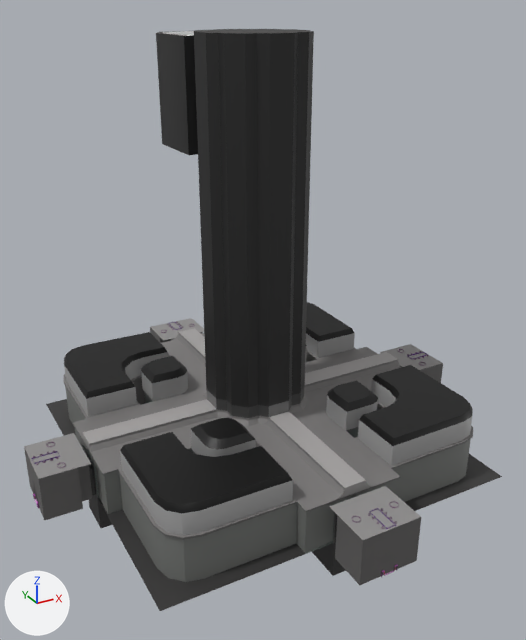
The FBX model Assets/_Project/Models/Arena.fbx as it was, and as the next commit left it.
One viewpoint serves both versions: a 50 mm camera at (-39.7, -74.4, 54.3) aimed at (0.0, -2.1, 18.2). Every picture has the same lights, and +X, +Y and +Z are marked at lower left. Where no turn or scale is listed for an object, it has been applied to the vertices.

The first picture shows 'body', 'body.001', 'top'.
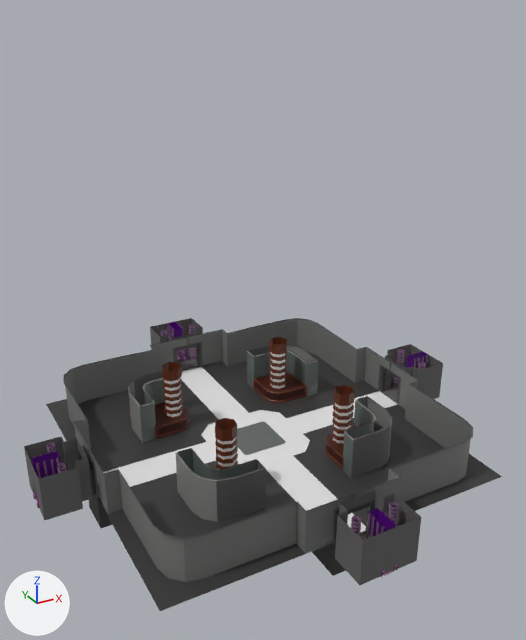
What the commit changed:
Object 'top' (ob_top) is deleted.

What differs and where, as boxes [x1, y1, x2, y2] in the pictures (526 x 640 px):
'top', deleted: before [24, 29, 473, 540]
    faces in mat_coloratlas (picture img_fullcoloratlas_png): [24, 29, 473, 540]
'body.001', unchanged, uncovered by the edit: before [24, 327, 473, 585]; after [24, 318, 473, 585]
'body', unchanged, uncovered by the edit: before [46, 399, 502, 611]; after [46, 352, 502, 611]
'center_glass', unchanged, uncovered by the edit: after [103, 367, 398, 532]
'body.002', unchanged, uncovered by the edit: before [161, 322, 399, 577]; after [161, 322, 400, 577]
